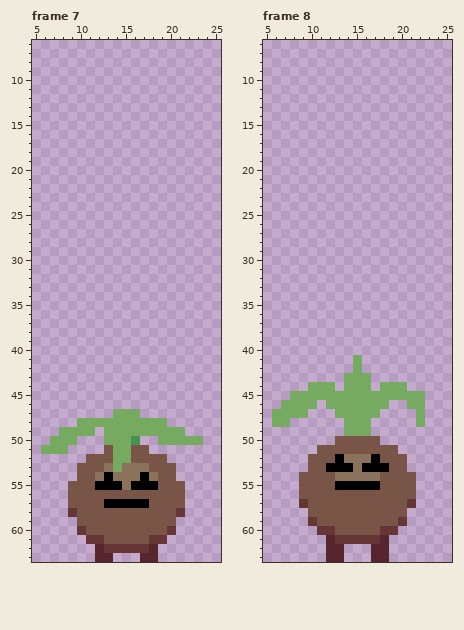
Pixel-art file -- Assets/Art/Characters/Enemy/Coconut/Ultimate/Ase_Coconut_Ultimate_Down.aseprite. That is the earlier state.
32x64 pixels, 8 frames. Shown: frame 7: x 5..25, y 6..63; frame 8: x 5..25, y 6..63. The commit also changed other frames, which this record leaves out.
Once edited:
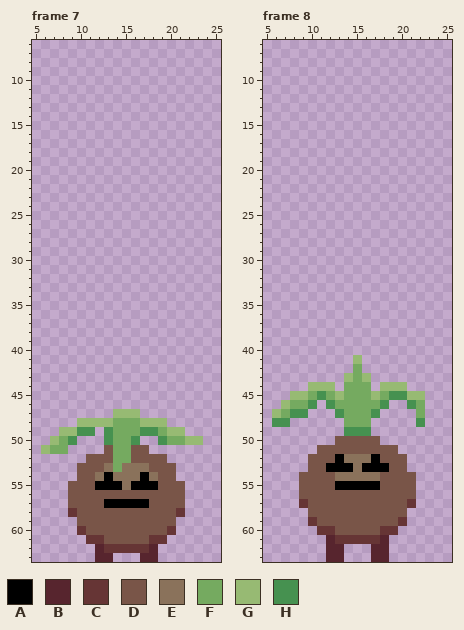
Palette (. is transparent): A #000000  B #57252e  C #663535  D #795548  E #8a725b  F #75aa60  G #97ba73  H #469150
What changed:
Changed rows in their new state; - is an unchanged pixel.
Frame 7, layer "Leaf":
first column x 6:
47 --------GGG-------
48 ----GGGG---GGG----
49 --GGHH-H---HH-GG--
50 -G-H---H-----H--GG
51 G-----------------
Frame 8, layer "Leaf":
first column x 6:
41 ---------G-------
43 --------G-G------
44 ----GGG-----GGG--
45 --GG-H-G---G-HHGG
46 -G--H-H-----H--H-
47 G-HH---H---H-----
48 HH--------------H
49 --------HHH------
